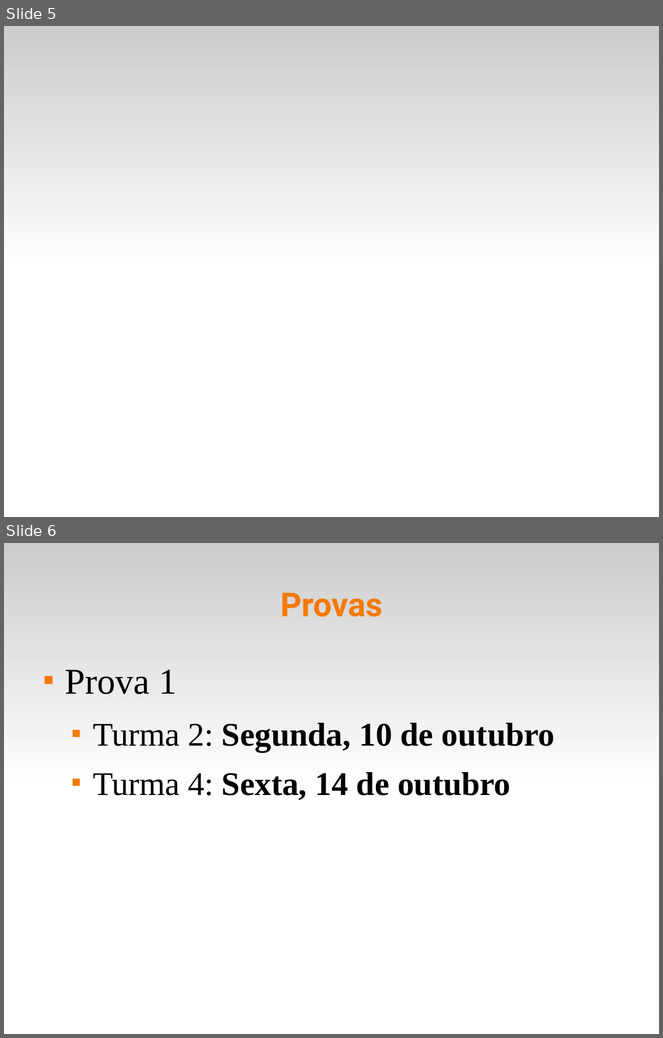
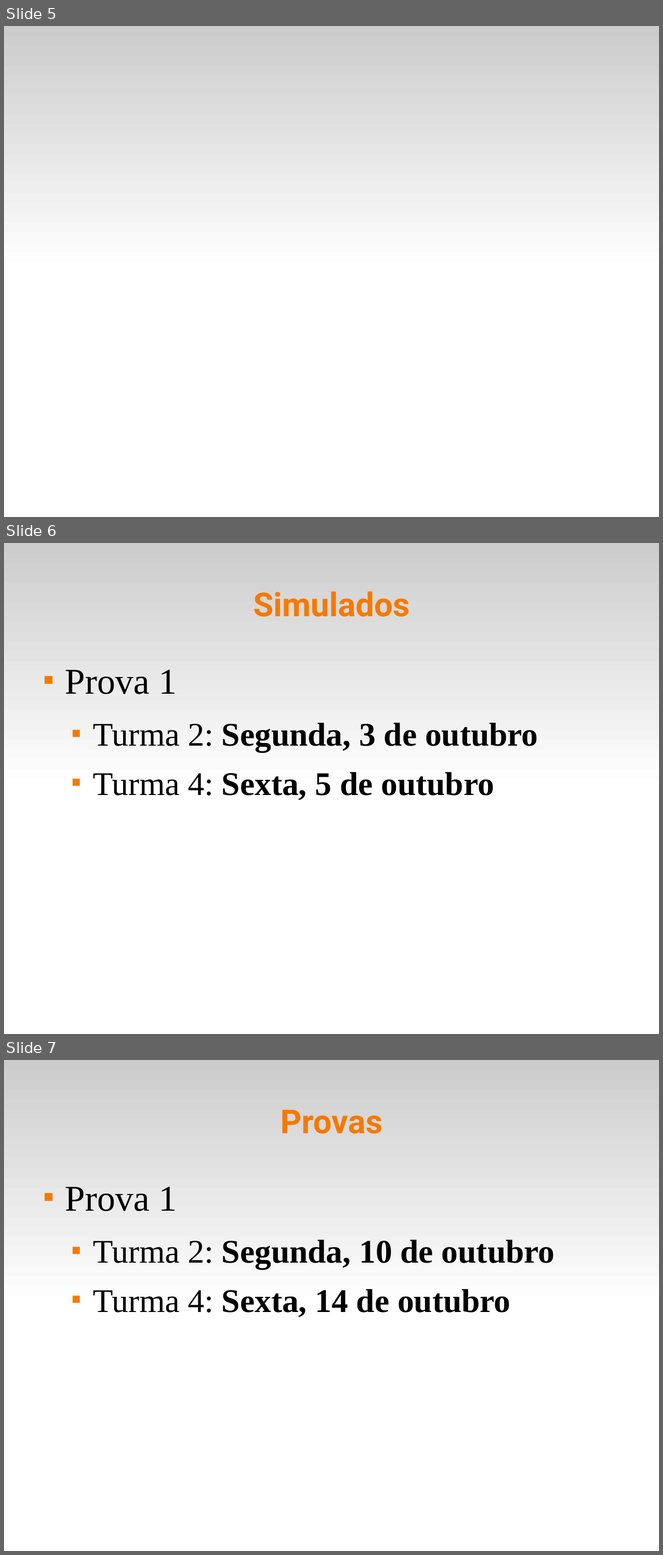
Before and after one commit to fsantanna-uerj/IPD, a slide deck: slides/ipd-00.odp. Shown one above the other, each under a label of ours: slides 5 and 6 before the commit, slides 5, 6 and 7 after it. The pictures are 663x1038 and 663x1555 pixels, drawn with LibreOffice and Linux fonts; fonts in the diff are those of the drawing. Boxes give left, top, right and bottom in pixels: in the first picture for what was removed or moved away, otherwise in the second. Text is boxed around its words. In the diff, an @@ line names an element or a change of style, - is before the commit and + after.

```diff
--- a/slides/ipd-00.odp
+++ b/slides/ipd-00.odp
@@ slide 6 added at (4,543,659,1034), background #FFFFFF; not listed: 1 template element that a slide beside it also shows @@
@@ title added at (253,591,410,617), 40 pt, text #F57900, bold @@
+Simulados
@@ text added at (65,670,539,800), 40 pt, text #000000, bold @@
+■ Prova 1
+  ■ Turma 2: Segunda, 3 de outubro
+  ■ Turma 4: Sexta, 5 de outubro
@@ what was slide 6 is now slide 7 @@
```
Also in this commit, not shown: 6 other files.
